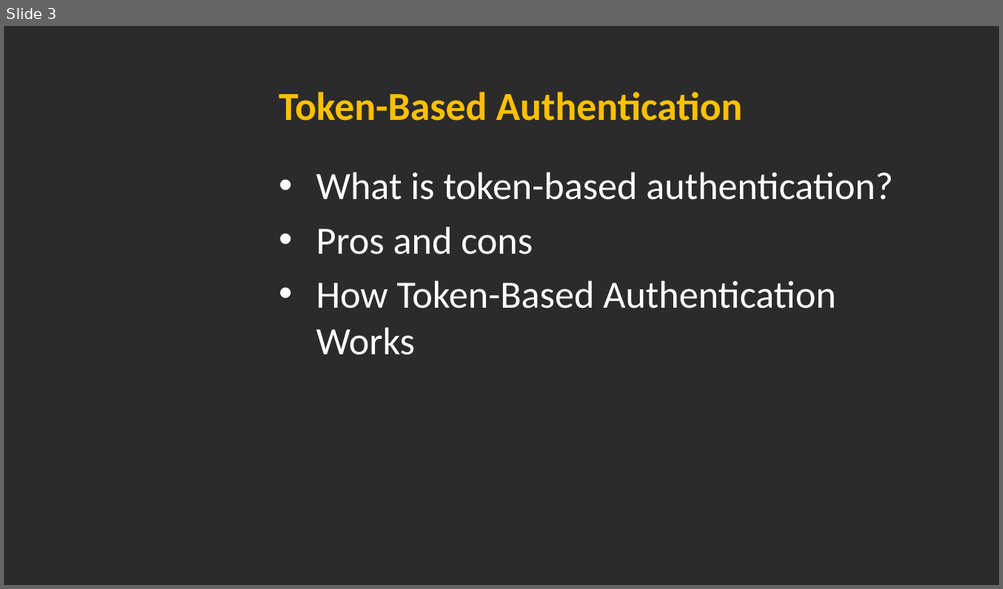
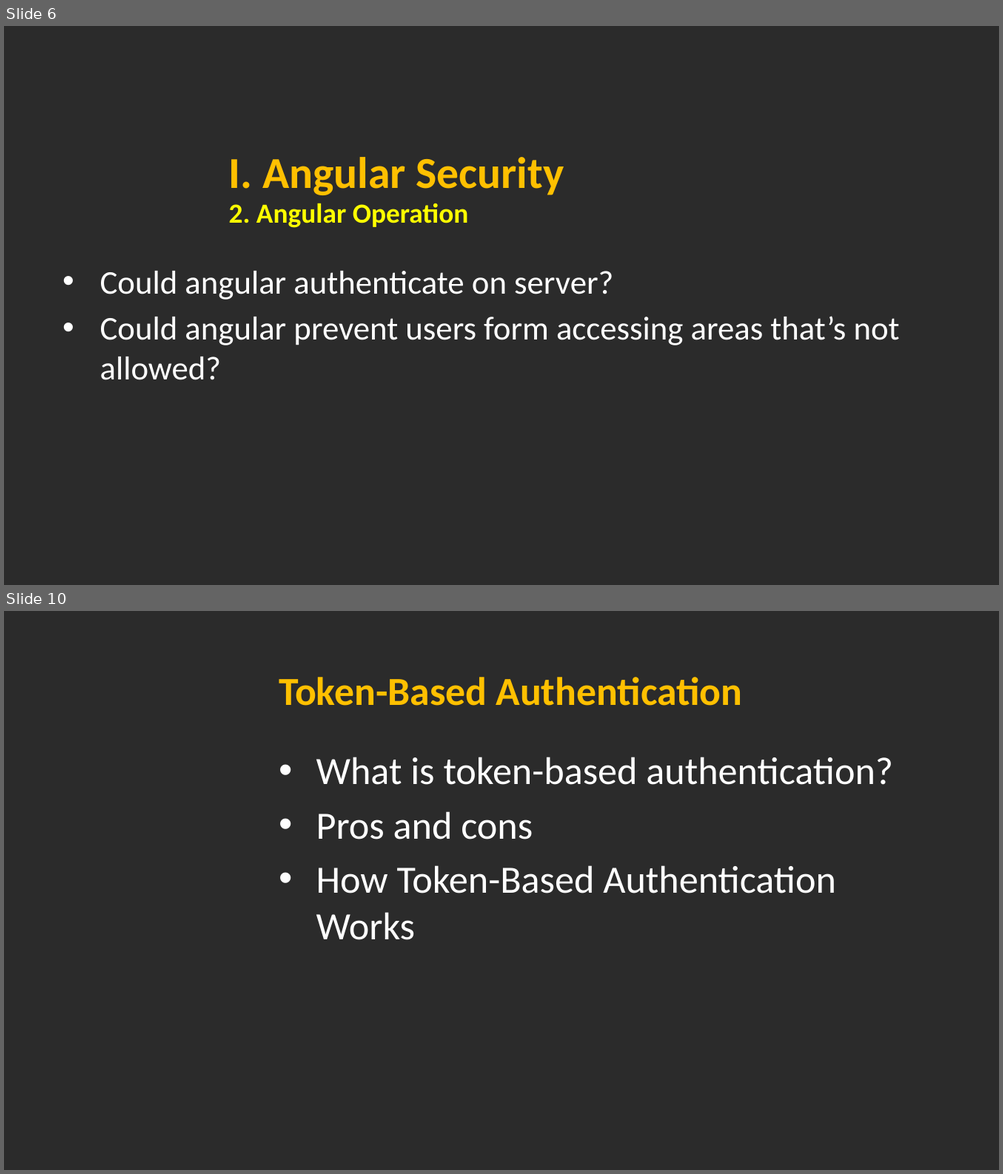
Before and after one commit to hoangmyit/Angular-NetCoreAuthenticationWithJWT, a slide deck: 1. Documents/AngularAuthenticationAndAuthorization.pptx. Shown one above the other, each under a label of ours: slide 3 before the commit, slides 6 and 10 after it; the slides between them are not shown. The pictures are 1003x589 and 1003x1174 pixels, drawn with LibreOffice and Linux fonts; fonts in the diff are those of the drawing; background and template pictures are left out; a plain dark background stands for a picture behind light text. Boxes give left, top, right and bottom in pixels: in the first picture for what was removed or moved away, otherwise in the second. Text is boxed around its words. In the diff, an @@ line names an element or a change of style, - is before the commit and + after.

```diff
--- a/1. Documents/AngularAuthenticationAndAuthorization.pptx
+++ b/1. Documents/AngularAuthenticationAndAuthorization.pptx
@@ slide 6 added at box(4, 26, 999, 585), background picture (left out) @@
@@ text added at box(229, 157, 563, 195), 32 pt, text #FFC000, bold @@
+I. Angular Security
@@ text added at box(229, 203, 469, 228), 20 pt, text #FFFF00, bold @@
+2. Angular Operation
@@ text added at box(100, 271, 899, 380), 24 pt, text #FFFFFF @@
+• Could angular authenticate on server?
+• Could angular prevent users form accessing areas that’s not allowed?
@@ what was slide 3 is now slide 10 @@
```
Also in this commit, not shown: 15 slides changed, 6 other slides added.
